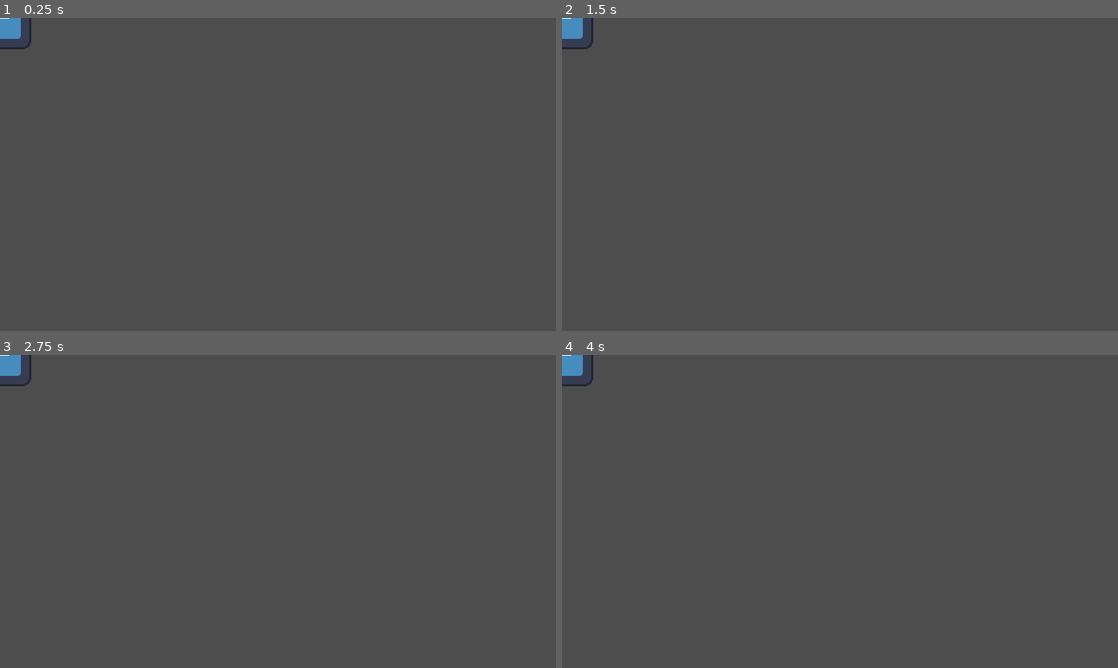
Above: before the commit, frames 1-4 (two rows, left to right).
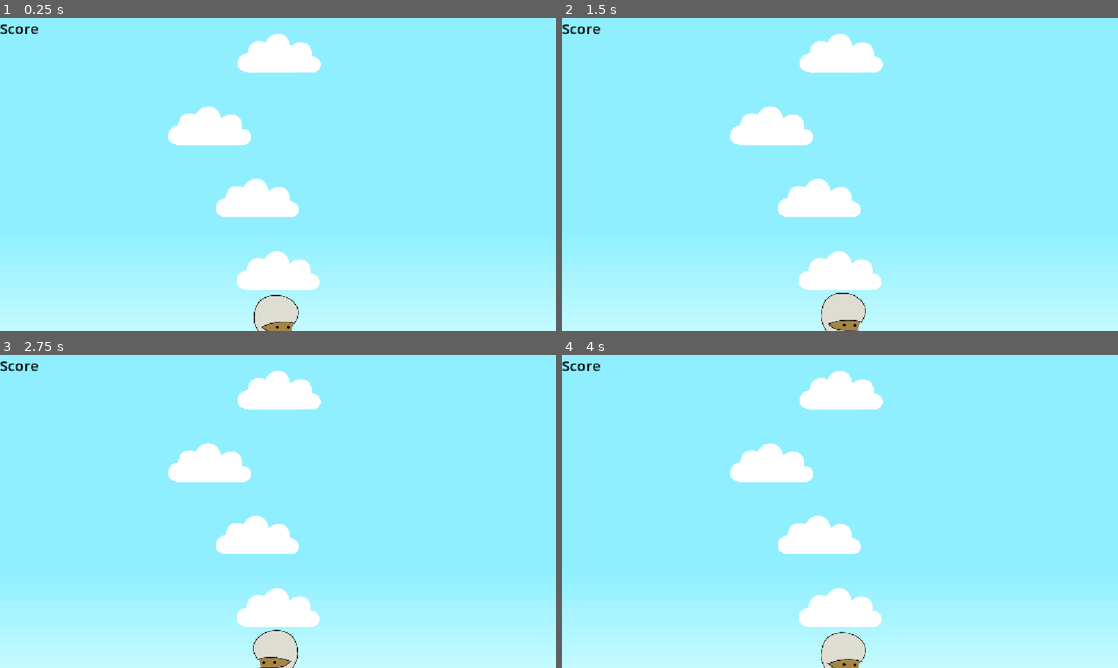
Above: after the commit, the same moments.

Repository: hannahjmc/KnightHacks2026
Game: Godot game, scene res://Scenes/main.tscn
Same seed, same stepped clock (60 frames per second), same inputs: the game is played once before the commit and once after it. The engine's default icon, where the game draws it, is replaced by a stand-in: a white triangle on a blue panel in a dark square.
Inputs:
- Up to frame 1 (0.25 s): no input
- Up to frame 2 (1.5 s): tap Enter (ui_accept) at 0.5, 0.6, 0.77, 1.07, 1.35 s; hold Right (ui_right) from 0.53 s (still down)
- Up to frame 3 (2.75 s): tap Enter (ui_accept) at 1.52, 1.82, 2.1 s; release Right (ui_right) at 2.03 s; hold Left (ui_left) from 2.03 s (still down)
- Up to frame 4 (4 s): release Left (ui_left) at 2.78 s; hold Right (ui_right) from 2.78 s (still down); tap Enter (ui_accept) at 2.85, 3.02, 3.32, 3.6, 3.77 s

The runs differ from the first frame. In frame 1, 100% of the frame differs, in the area x 0-100%, y 0-100%; in frame 2, 100%; in frame 3, 100%; in frame 4, 100%.

Commit message:
Fixing starter files

Diff:
--- a/Scenes/cloud.tscn
+++ b/Scenes/cloud.tscn
@@ -9,29 +9,28 @@
 [sub_resource type="RectangleShape2D" id="RectangleShape2D_sm7h7"]
 size = Vector2(165, 56)
 
-[node name="Cloud" type="RigidBody2D" unique_id=105662044]
+[node name="Cloud" type="RigidBody2D"]
 collision_layer = 2
 gravity_scale = 0.0
 lock_rotation = true
 contact_monitor = true
 max_contacts_reported = 3
 script = ExtResource("1_8hs1w")
-move_speed = 15.0
 
-[node name="CollisionShape2D" type="CollisionShape2D" parent="." unique_id=1399750885]
+[node name="CollisionShape2D" type="CollisionShape2D" parent="."]
 position = Vector2(-1, -1)
 shape = SubResource("RectangleShape2D_jjvhh")
 one_way_collision = true
 
-[node name="Sprite2D" type="Sprite2D" parent="CollisionShape2D" unique_id=1213884774]
+[node name="Sprite2D" type="Sprite2D" parent="CollisionShape2D"]
 z_index = 10
 scale = Vector2(0.5, 0.5)
 texture = ExtResource("1_4rphk")
 
-[node name="Area2D" type="Area2D" parent="." unique_id=311529288]
+[node name="Area2D" type="Area2D" parent="."]
 position = Vector2(-1, -1)
 collision_layer = 3
 
-[node name="CollisionShape2D" type="CollisionShape2D" parent="Area2D" unique_id=1265552877]
+[node name="CollisionShape2D" type="CollisionShape2D" parent="Area2D"]
 position = Vector2(-0.5, -18)
 shape = SubResource("RectangleShape2D_sm7h7")
--- a/Scenes/main.tscn
+++ b/Scenes/main.tscn
@@ -1,8 +1,144 @@
-[gd_scene format=3 uid="uid://hqjgn1veb61e"]
+[gd_scene format=3 uid="uid://bo1gqnlnu7mkg"]
 
-[ext_resource type="Texture2D" uid="uid://ce5l00hhda6t1" path="res://icon.svg" id="1_jjgbg"]
+[ext_resource type="Texture2D" uid="uid://bnmatkf00wyka" path="res://Sprites/grass.png" id="1_8gbba"]
+[ext_resource type="PackedScene" uid="uid://b4jwgsd5elgve" path="res://Scenes/Player.tscn" id="1_jjgbg"]
+[ext_resource type="PackedScene" uid="uid://cnpfxrsgsseam" path="res://Scenes/cloud.tscn" id="3_jjvhh"]
+[ext_resource type="Script" uid="uid://bjsaxswxr43rr" path="res://Scripts/camera.gd" id="3_kry3j"]
+[ext_resource type="Script" uid="uid://b0qheufds5khj" path="res://Scripts/cloud_spawner.gd" id="4_jjvhh"]
+[ext_resource type="Script" uid="uid://37s8pb7eq05c" path="res://Scripts/score.gd" id="6_21xkr"]
+[ext_resource type="Script" uid="uid://dbuyo8cf5dc8f" path="res://Scripts/GameOver.gd" id="7_6bp64"]
 
-[node name="Main" type="Node2D" unique_id=1644857002]
+[sub_resource type="RectangleShape2D" id="RectangleShape2D_bo1nx"]
 
-[node name="Sprite2D" type="Sprite2D" parent="." unique_id=1378885712]
-texture = ExtResource("1_jjgbg")
+[sub_resource type="Gradient" id="Gradient_8gbba"]
+offsets = PackedFloat32Array(0.649351, 1)
+colors = PackedColorArray(0.560784, 0.937255, 1, 1, 0.85098, 1, 1, 1)
+
+[sub_resource type="GradientTexture1D" id="GradientTexture1D_jjvhh"]
+gradient = SubResource("Gradient_8gbba")
+
+[sub_resource type="RectangleShape2D" id="RectangleShape2D_jjgbg"]
+size = Vector2(23, 797)
+
+[node name="Main" type="Node2D" unique_id=1813136685]
+
+[node name="FloorCollider" type="StaticBody2D" parent="." unique_id=597048664]
+position = Vector2(0, 325)
+scale = Vector2(6.68, 1.01695)
+
+[node name="CollisionShape2D" type="CollisionShape2D" parent="FloorCollider" unique_id=618362594]
+position = Vector2(-0.449102, 75)
+scale = Vector2(5.21557, 1)
+shape = SubResource("RectangleShape2D_bo1nx")
+
+[node name="Sprite2D" type="Sprite2D" parent="FloorCollider" unique_id=716476224]
+position = Vector2(0, 121)
+scale = Vector2(0.0538921, 0.240001)
+texture = ExtResource("1_8gbba")
+
+[node name="Player" parent="." unique_id=1099365276 instance=ExtResource("1_jjgbg")]
+position = Vector2(1, 358)
+
+[node name="Camera2D" type="Camera2D" parent="." unique_id=504747911 node_paths=PackedStringArray("player")]
+script = ExtResource("3_kry3j")
+player = NodePath("../Player")
+
+[node name="Background" type="Sprite2D" parent="Camera2D" unique_id=1199971251]
+z_index = -2
+rotation = 1.5708
+scale = Vector2(3.2, 1289.74)
+texture = SubResource("GradientTexture1D_jjvhh")
+
+[node name="LeftWall" type="StaticBody2D" parent="." unique_id=1991385927]
+position = Vector2(-350, 2)
+
+[node name="CollisionShape2D" type="CollisionShape2D" parent="LeftWall" unique_id=2101777257]
+position = Vector2(-0.5, 3.5)
+shape = SubResource("RectangleShape2D_jjgbg")
+
+[node name="RightWall" type="StaticBody2D" parent="." unique_id=1328945365]
+position = Vector2(350, -2)
+
+[node name="CollisionShape2D" type="CollisionShape2D" parent="RightWall" unique_id=1223040356]
+position = Vector2(-0.5, 3.5)
+shape = SubResource("RectangleShape2D_jjgbg")
+
+[node name="CloudSpawner" type="Node2D" parent="." unique_id=1434711428 node_paths=PackedStringArray("cloud", "player", "camera")]
+script = ExtResource("4_jjvhh")
+cloud = NodePath("../Cloud")
+player = NodePath("../Player")
+camera = NodePath("../Camera2D")
+
+[node name="Cloud" parent="." unique_id=1758967551 instance=ExtResource("3_jjvhh")]
+position = Vector2(-95, 605)
+
+[node name="ScoreCanvas" type="CanvasLayer" parent="." unique_id=829886015]
+
+[node name="Control" type="Control" parent="ScoreCanvas" unique_id=1027606480]
+layout_mode = 3
+anchors_preset = 0
+offset_right = 40.0
+offset_bottom = 40.0
+
+[node name="Score" type="Label" parent="ScoreCanvas/Control" unique_id=626080195]
+layout_mode = 0
+offset_right = 40.0
+offset_bottom = 23.0
+theme_override_colors/font_color = Color(0, 0, 0, 1)
+theme_override_font_sizes/font_size = 30
+text = "Score"
+script = ExtResource("6_21xkr")
+
+[node name="GameOver" type="Node2D" parent="." unique_id=476651057]
+script = ExtResource("7_6bp64")
+
+[node name="GameOverCanvas" type="CanvasLayer" parent="." unique_id=812739836]
+visible = false
+
+[node name="Control" type="Control" parent="GameOverCanvas" unique_id=2008080998]
+layout_mode = 3
+anchors_preset = 0
+offset_right = 40.0
+offset_bottom = 40.0
+
+[node name="ColorRect" type="ColorRect" parent="GameOverCanvas/Control" unique_id=94578348]
+layout_mode = 0
+offset_right = 40.0
+offset_bottom = 40.0
+color = Color(1, 1, 1, 0)
+
+[node name="GameOver" type="Label" parent="GameOverCanvas/Control" unique_id=261343431]
+layout_mode = 0
+offset_left = 225.0
+offset_top = 157.0
+offset_right = 397.0
+offset_bottom = 199.0
+theme_override_colors/font_color = Color(0, 0, 0, 1)
+theme_override_font_sizes/font_size = 30
+text = "GAME OVER"
+horizontal_alignment = 1
+
+[node name="Score" type="Label" parent="GameOverCanvas/Control" unique_id=1088901671]
+layout_mode = 1
+anchors_preset = -1
+anchor_right = 1.0
+anchor_bottom = 0.575
+offset_left = 259.0
+offset_top = 570.0
+offset_right = 299.0
+offset_bottom = 589.0
+theme_override_colors/font_color = Color(0, 0, 0, 1)
+theme_override_font_sizes/font_size = 30
+text = "Score"
+horizontal_alignment = 1
+script = ExtResource("6_21xkr")
+
+[node name="Button" type="Button" parent="GameOverCanvas" unique_id=1050680168]
+offset_left = 248.0
+offset_top = 320.0
+offset_right = 378.0
+offset_bottom = 370.0
+theme_override_font_sizes/font_size = 20
+text = "Play Again?"
+
+[connection signal="pressed" from="GameOverCanvas/Button" to="GameOver" method="_on_button_pressed"]
--- a/Scripts/cloud.gd
+++ b/Scripts/cloud.gd
@@ -2,21 +2,16 @@
 
 @onready var detection_area = $Area2D
 
-@export var move_speed: float
 func _ready() -> void:
 	contact_monitor = true
 	max_contacts_reported = 3
-	apply_impulse(Vector2(move_speed * 5, 0))
 	gravity_scale = 0
 
 func _physics_process(delta: float) -> void:
-	if position.x <= 250:
-		apply_impulse(Vector2(move_speed * 5, 0))
-	if position.x >= -250:
-		apply_impulse(Vector2(-move_speed * 5, 0))
+	pass
 
 func body_shape_entered():
-	gravity_scale = 0.000001
+		gravity_scale = 0.000001
 
 func body_exited():
-	set_axis_velocity(Vector2(linear_velocity.x,10))
+		set_axis_velocity(Vector2(linear_velocity.x,10))
--- a/Scripts/player.gd
+++ b/Scripts/player.gd
@@ -1,33 +1,11 @@
 class_name Player
 extends CharacterBody2D
-@export var gravity_force: Vector2 = Vector2(0.0, 3000.0)
-@export var jump_velocity: float = -1000.0
-@export var speed: float = 300.0
-@export var camera: Camera2D
-@export var game_over_canvas : CanvasLayer
 
-var height_score := 0.0
 func _process(delta: float) -> void:
-	if velocity.y < 0 and global_position.y < -height_score:
-		height_score = -global_position.y
-		ScoreSystem.set_score(int(height_score / 150))
-
-	if position.y > camera.position.y + 548:
-		game_over_canvas.visible = true
-		velocity.y = 0.0
-		gravity_force = Vector2(0,0)
+	pass
 
 #runs every physics frame
 func _physics_process(delta: float) -> void:
-	if not is_on_floor():
-		velocity += gravity_force * delta
-	if Input.is_action_just_pressed("ui_accept") and is_on_floor():
-		velocity.y = jump_velocity
 
-	var direction = Input.get_axis("ui_left", "ui_right")
-	if direction:
-		velocity.x = direction * speed
-	else:
-		velocity.x = move_toward(velocity.x, 0, speed)
 	#moves the CharacterBody based on the velocity
 	move_and_slide()
--- a/Scripts/score.gd
+++ b/Scripts/score.gd
@@ -2,11 +2,11 @@
 
 # Connects Label(Score) to signal and initializes score
 func _ready() -> void:
-	ScoreSystem.connect("score_changed", Callable(self, "_on_score_changed"))
-	text = "Score: " + str(ScoreSystem.score)
+	#ScoreSystem.connect("score_changed", Callable(self, "_on_score_changed"))
+	#text = "Score: " + str(ScoreSystem.score)
 	return
 
 # Updates new score value
 func _on_score_changed(new_score):
-	text = "Score: " + str(new_score)
+
 	return
--- a/project.godot
+++ b/project.godot
@@ -11,13 +11,9 @@
 [application]
 
 config/name="KnightHacks2026"
-run/main_scene="uid://hqjgn1veb61e"
+run/main_scene="uid://bo1gqnlnu7mkg"
 config/features=PackedStringArray("4.7", "GL Compatibility")
 config/icon="res://icon.svg"
-
-[autoload]
-
-ScoreSystem="*uid://dto22cm6n8lk2"
 
 [display]
 
Not shown: 1 places in Scenes/Player.tscn that only renumber resources
Not shown: 1 places in Scenes/cloud.tscn that only renumber resources
Not shown: 1 places in Scenes/coin.tscn that only renumber resources
Not shown, changed: .gitattributes
Not shown, changed: .gitignore
